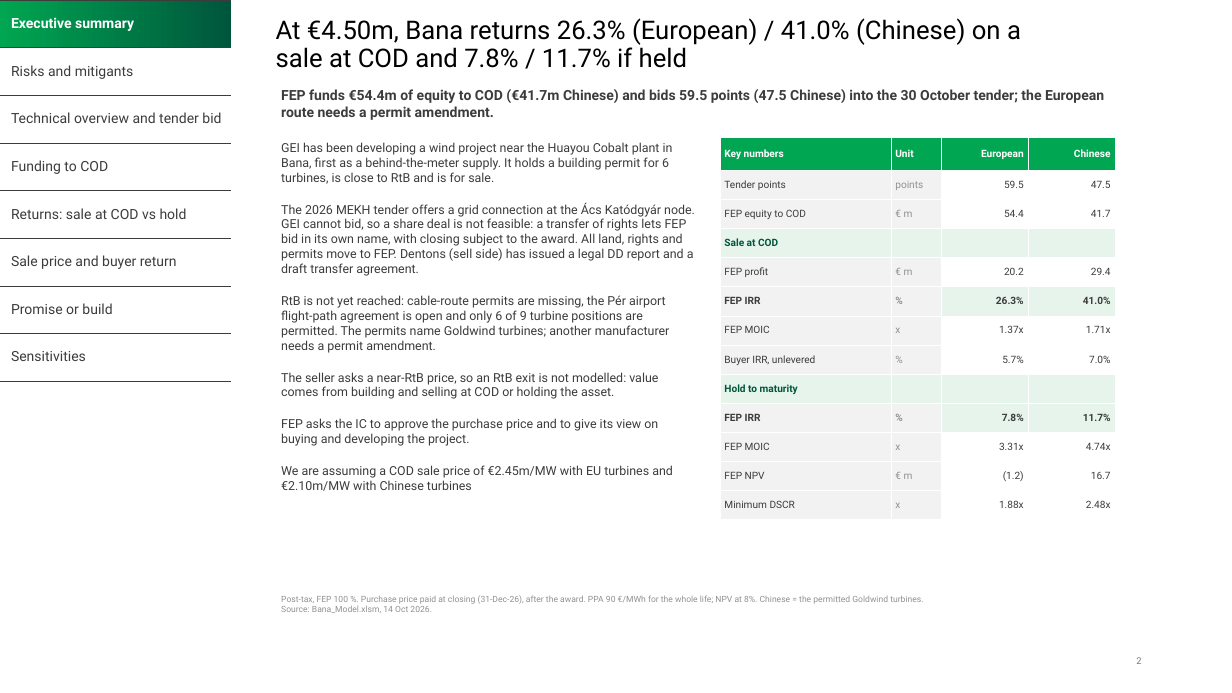
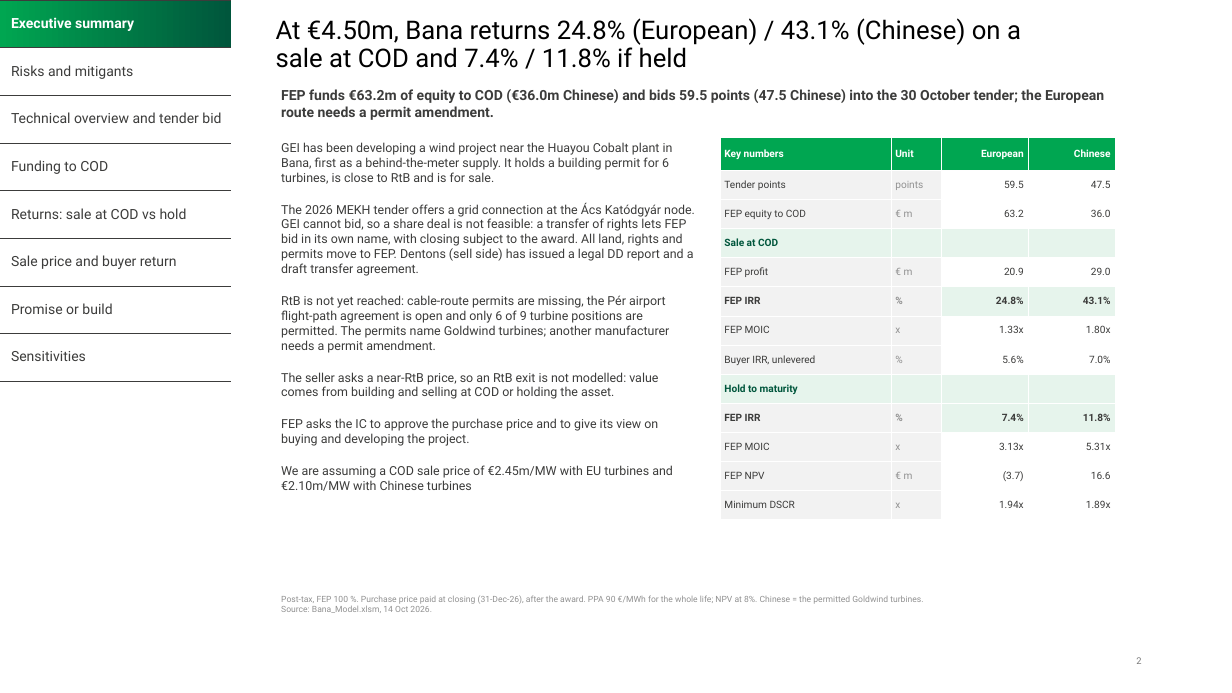
Before and after one commit to ZalanZad/FEP_modeller, a slide deck: slide 2 of projects/bana/out/Bana_IC.pptx. Drawn at 1232x693 pixels with LibreOffice and Linux fonts; fonts in the diff are those of the drawing; background and template pictures are left out. Boxes give left, top, right and bottom in pixels: in the first picture for what was removed or moved away, otherwise in the second. Text is boxed around its words. In the diff, an @@ line names an element or a change of style, - is before the commit and + after.

```diff
--- a/projects/bana/out/Bana_IC.pptx
+++ b/projects/bana/out/Bana_IC.pptx
@@ title at bbox=[276, 18, 1021, 68]: text changed @@
-At €4.50m, Bana returns 26.3% (European) / 41.0% (Chinese) on a sale at COD and 7.8% / 11.7% if held
+At €4.50m, Bana returns 24.8% (European) / 43.1% (Chinese) on a sale at COD and 7.4% / 11.8% if held
@@ text at bbox=[281, 89, 1104, 120]: text changed @@
-FEP funds €54.4m of equity to COD (€41.7m Chinese) and bids 59.5 points (47.5 Chinese) into the 30 October tender; the European route needs a permit amendment.
+FEP funds €63.2m of equity to COD (€36.0m Chinese) and bids 59.5 points (47.5 Chinese) into the 30 October tender; the European route needs a permit amendment.
@@ table at bbox=[720, 137, 1115, 520] @@
-row 3, column 3: 54.4
+row 3, column 3: 63.2
-row 3, column 4: 41.7
+row 3, column 4: 36.0
-row 5, column 3: 20.2
+row 5, column 3: 20.9
-row 5, column 4: 29.4
+row 5, column 4: 29.0
-row 6, column 3: 26.3%
+row 6, column 3: 24.8%
-row 6, column 4: 41.0%
+row 6, column 4: 43.1%
-row 7, column 3: 1.37x
+row 7, column 3: 1.33x
-row 7, column 4: 1.71x
+row 7, column 4: 1.80x
-row 8, column 3: 5.7%
+row 8, column 3: 5.6%
-row 10, column 3: 7.8%
+row 10, column 3: 7.4%
-row 10, column 4: 11.7%
+row 10, column 4: 11.8%
-row 11, column 3: 3.31x
+row 11, column 3: 3.13x
-row 11, column 4: 4.74x
+row 11, column 4: 5.31x
-row 12, column 3: (1.2)
+row 12, column 3: (3.7)
-row 12, column 4: 16.7
+row 12, column 4: 16.6
-row 13, column 3: 1.88x
+row 13, column 3: 1.94x
-row 13, column 4: 2.48x
+row 13, column 4: 1.89x
```
Also in this commit, not shown: 5 other slides changed, 7 other files.
